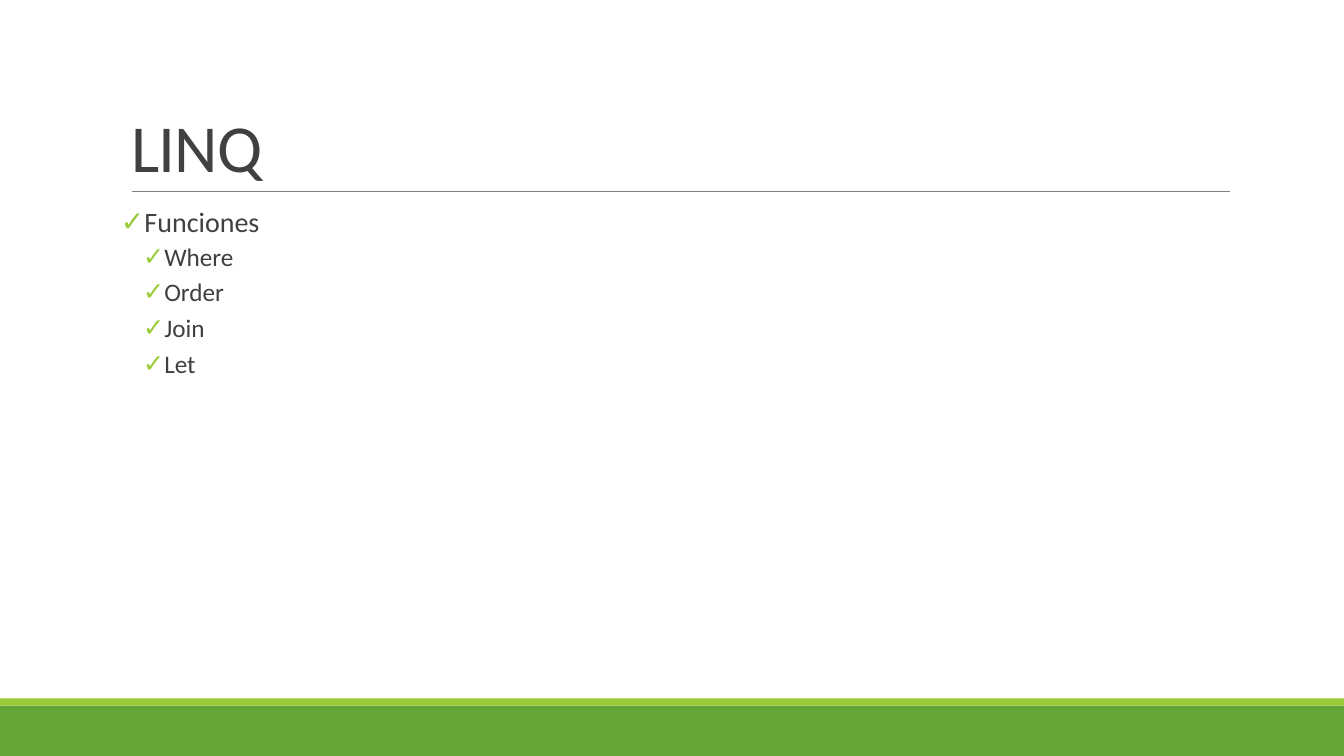
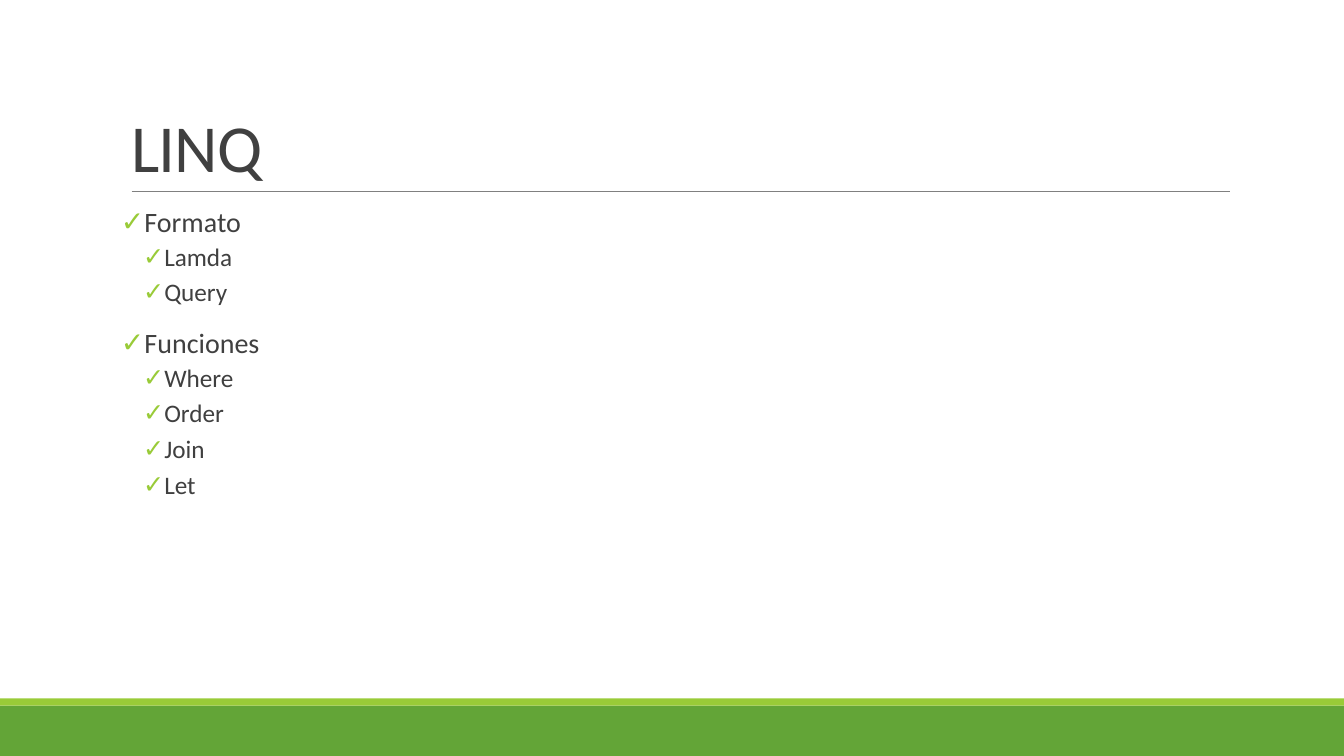
Before and after one commit to dotnet-taller/Ejemplos, a slide deck: slide 19 of Material/01-Introduccion c#.pptx (slide 17 before the commit). Drawn at 1344x756 pixels with LibreOffice and Linux fonts; fonts in the diff are those of the drawing. Boxes give left, top, right and bottom in pixels: in the first picture for what was removed or moved away, otherwise in the second. Text is boxed around its words. In the diff, an @@ line names an element or a change of style, - is before the commit and + after.

```diff
--- a/Material/01-Introduccion c#.pptx
+++ b/Material/01-Introduccion c#.pptx
@@ text at [144,214,241,305]: paragraphs added @@
+✓ Formato
+  ✓ Lamda
+  ✓ Query
```
Also in this commit, not shown: 2 slides added, 32 other files.
